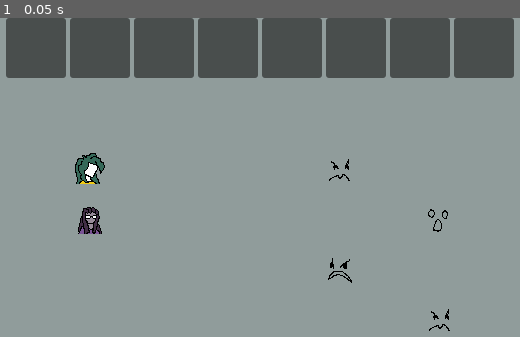
Above: before the commit, frame 1.
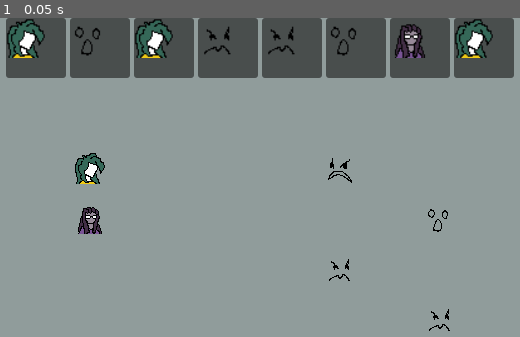
Above: after the commit, the same moment.

Repository: Octologue/godot-test-project
Game: Godot game, scene res://battle_scene.tscn
Two runs of this game, one before a commit and one after it. Both use one fixed random seed, a clock stepped at 60 frames per second and the inputs below. Before the commit the project starts from res://node_2d.tscn.
Inputs:
- Up to frame 1 (0.05 s): no input

The runs differ from the first frame. In frame 1, 3.0% of the frame differs, in the area x 1-95%, y 0-84%.

Commit message:
added timeline

Diff:
--- a/battle_logic/Character.gd
+++ b/battle_logic/Character.gd
@@ -18,15 +18,19 @@
 	set(value):
 		SPE = value
 		delay = 200 / (log(SPE) + 2) - 25
+		queue_reset()
 var delay : float
 var queue : Array[float]
 
 func queue_reset():
-#créer 4 valeurs d'après une suite arithmétique
+#créer 8 valeurs d'après une suite arithmétique
 #pour avoir les positions du personnage dans la timeline
 	queue.clear()
-	for i in range(4):
+	for i in range(8):
 		if queue.is_empty():
 			queue.append(delay)
 		else:
 			queue.append(queue[-1] + delay)
+func pop_out():
+	queue.pop_front()
+	queue.append(queue[-1]*delay)
--- a/battle_logic/BattleScene.gd
+++ b/battle_logic/battle_scene.gd
@@ -3,12 +3,12 @@
 var player_list_data = load("res://battle_logic/data/player_list.tres")
 var battle_data = load("res://battle_logic/data/battle_test.tres")
 
-var player_list : Array = []
-var enemy_list : Array = []
+var player_list : Array[Character]
+var enemy_list : Array[Character]
 
 var timeline : Array = []
 var character_nodes : Dictionary = {}
-
+@onready var timeline_UI = $UI/Timeline
 @onready var players_node = $players
 @onready var enemies_node = $enemies
 @export var character_scene: PackedScene
@@ -26,7 +26,7 @@
 	_spawn_characters(player_list,players_node)
 	_spawn_characters(enemy_list,enemies_node)
 	debugging_prints()
-
+	sort_and_display()
 
 func _variables_init():
 	for player in player_list_data.character_list:
@@ -34,7 +34,8 @@
 	for enemy in battle_data.enemy_list:
 		var new_enemy = enemy.duplicate()
 		enemy_list.append(new_enemy)
-
+	if battle_data.is_enemy_order_random == true:
+		enemy_list.shuffle()
 
 func _spawn_characters(chara_list : Array,chara_node : Node2D):
 	for child in chara_node.get_children():
@@ -52,6 +53,34 @@
 		chara_scene.setup(chara_data)
 		character_nodes[chara_data] = chara_scene
 
+func sort_combined_queue():
+	var player_time_list = []
+	for player in player_list:
+		for i in player.queue:
+			player_time_list.append({"character":player,"time":i})
+
+	var enemy_time_list = []
+	for enemy in enemy_list:
+		for i in enemy.queue:
+			enemy_time_list.append({"character":enemy,"time":i})
+
+	timeline = player_time_list
+	timeline.append_array(enemy_time_list)
+	timeline.sort_custom(sort_by_time)
+
+
+func sort_by_time(a,b):
+	return a["time"] < b["time"]
+
+func update_timeline_display():
+	var index : int = 0
+	for slot in timeline_UI.get_children():
+		slot.find_child("TextureRect").texture = timeline[index]["character"].sprite
+		index += 1
+
+func sort_and_display():
+	sort_combined_queue()
+	update_timeline_display()
 
 func debugging_prints():
 	for i in player_list:
@@ -60,3 +89,7 @@
 		print(i.title)
 	print("players =",players_node.get_children(),"enemies = ",enemies_node.get_children())
 	print("character_nodes =", character_nodes)
+
+func pop_out():
+	timeline[0]["character"].pop_out()
+	sort_and_display()
--- a/battle_logic/data/BattleData.gd
+++ b/battle_logic/data/BattleData.gd
@@ -2,11 +2,7 @@
 class_name BattleData
 
 @export var enemy_list : Array[Character]
-@export var random_enemy_order : bool
-@export var enemy_pos : Array[Vector2]:
-	set (value):
-		enemy_pos = value
-		if random_enemy_order == true :
-			enemy_pos.shuffle()
+@export var is_enemy_order_random : bool
+@export var enemy_pos : Array[Vector2]
 
 #add stuff like background, music or event later
--- a/battle_logic/data/battle_test.tres
+++ b/battle_logic/data/battle_test.tres
@@ -9,6 +9,6 @@
 [resource]
 script = ExtResource("2_q0f2h")
 enemy_list = Array[ExtResource("1_di0uu")]([ExtResource("2_aox2c"), ExtResource("3_v3gdg"), ExtResource("4_4avrj"), ExtResource("3_v3gdg")])
-random_enemy_order = true
+is_enemy_order_random = true
 enemy_pos = Array[Vector2]([Vector2(400, 150), Vector2(500, 200), Vector2(400, 250), Vector2(500, 300)])
 metadata/_custom_type_script = "uid://cei210h2ftix8"
--- a/battle_logic/data/enemy1.tres
+++ b/battle_logic/data/enemy1.tres
@@ -10,5 +10,5 @@
 is_player = false
 ATK = 0
 HP = 0
-SPE = 0
+SPE = 20
 metadata/_custom_type_script = "uid://daasw55bdrk7d"
--- a/battle_logic/data/enemy2.tres
+++ b/battle_logic/data/enemy2.tres
@@ -10,5 +10,5 @@
 is_player = false
 ATK = 0
 HP = 0
-SPE = 0
+SPE = 60
 metadata/_custom_type_script = "uid://daasw55bdrk7d"
--- a/battle_logic/data/enemy3.tres
+++ b/battle_logic/data/enemy3.tres
@@ -10,5 +10,5 @@
 is_player = false
 ATK = 0
 HP = 0
-SPE = 0
+SPE = 130
 metadata/_custom_type_script = "uid://daasw55bdrk7d"
--- a/battle_logic/data/player1.tres
+++ b/battle_logic/data/player1.tres
@@ -10,5 +10,5 @@
 is_player = true
 ATK = 0
 HP = 0
-SPE = 0
+SPE = 140
 metadata/_custom_type_script = "uid://daasw55bdrk7d"
--- a/battle_logic/data/player2.tres
+++ b/battle_logic/data/player2.tres
@@ -10,5 +10,5 @@
 is_player = true
 ATK = 0
 HP = 0
-SPE = 0
+SPE = 50
 metadata/_custom_type_script = "uid://daasw55bdrk7d"
--- a/battle_logic/data/player_list.tres
+++ b/battle_logic/data/player_list.tres
@@ -1,4 +1,4 @@
-[gd_resource type="Resource" script_class="CharacterList" load_steps=5 format=3 uid="uid://4ujcajlfd680"]
+[gd_resource type="Resource" script_class="PlayerListData" load_steps=5 format=3 uid="uid://4ujcajlfd680"]
 
 [ext_resource type="Script" uid="uid://daasw55bdrk7d" path="res://battle_logic/Character.gd" id="1_bc6pm"]
 [ext_resource type="Resource" uid="uid://eg6g06t5dfmf" path="res://battle_logic/data/player1.tres" id="2_y0wgl"]
--- /dev/null
+++ b/battle_logic/event_bus.tscn
@@ -0,0 +1,6 @@
+[gd_scene load_steps=2 format=3 uid="uid://ct56rofji6e3c"]
+
+[ext_resource type="Script" uid="uid://bdl58y6sq6uo8" path="res://event_bus.gd" id="1_kmjo5"]
+
+[node name="EventBus" type="Node2D"]
+script = ExtResource("1_kmjo5")
--- a/node_2d.tscn
+++ b/battle_scene.tscn
@@ -1,11 +1,11 @@
 [gd_scene load_steps=3 format=3 uid="uid://dypy4oy4ron2l"]
 
-[ext_resource type="Script" uid="uid://dwloqinhbk6aj" path="res://battle_logic/BattleScene.gd" id="1_wtcfe"]
-[ext_resource type="PackedScene" uid="uid://05w6whdt5ti3" path="res://battle_logic/CharacterScene.tscn" id="2_0e48y"]
+[ext_resource type="Script" uid="uid://dwloqinhbk6aj" path="res://battle_logic/battle_scene.gd" id="1_r5l0u"]
+[ext_resource type="PackedScene" uid="uid://05w6whdt5ti3" path="res://battle_logic/CharacterScene.tscn" id="2_5g7vw"]
 
 [node name="battleScene" type="Node2D"]
-script = ExtResource("1_wtcfe")
-character_scene = ExtResource("2_0e48y")
+script = ExtResource("1_r5l0u")
+character_scene = ExtResource("2_5g7vw")
 
 [node name="players" type="Node2D" parent="."]
 
@@ -13,7 +13,7 @@
 
 [node name="UI" type="CanvasLayer" parent="."]
 
-[node name="HBoxContainer" type="HBoxContainer" parent="UI"]
+[node name="Timeline" type="HBoxContainer" parent="UI"]
 anchors_preset = 5
 anchor_left = 0.5
 anchor_right = 0.5
@@ -22,88 +22,88 @@
 offset_bottom = 60.0
 grow_horizontal = 2
 
-[node name="TimelineSlot" type="Panel" parent="UI/HBoxContainer"]
+[node name="TimelineSlot" type="Panel" parent="UI/Timeline"]
 custom_minimum_size = Vector2(60, 60)
 layout_mode = 2
 
-[node name="TextureRect" type="TextureRect" parent="UI/HBoxContainer/TimelineSlot"]
+[node name="TextureRect" type="TextureRect" parent="UI/Timeline/TimelineSlot"]
 layout_mode = 0
 offset_right = 40.0
 offset_bottom = 40.0
 expand_mode = 1
 stretch_mode = 5
 
-[node name="TimelineSlot2" type="Panel" parent="UI/HBoxContainer"]
+[node name="TimelineSlot2" type="Panel" parent="UI/Timeline"]
 custom_minimum_size = Vector2(60, 60)
 layout_mode = 2
 
-[node name="TextureRect" type="TextureRect" parent="UI/HBoxContainer/TimelineSlot2"]
+[node name="TextureRect" type="TextureRect" parent="UI/Timeline/TimelineSlot2"]
 layout_mode = 0
 offset_right = 40.0
 offset_bottom = 40.0
 expand_mode = 1
 stretch_mode = 5
 
-[node name="TimelineSlot3" type="Panel" parent="UI/HBoxContainer"]
+[node name="TimelineSlot3" type="Panel" parent="UI/Timeline"]
 custom_minimum_size = Vector2(60, 60)
 layout_mode = 2
 
-[node name="TextureRect" type="TextureRect" parent="UI/HBoxContainer/TimelineSlot3"]
+[node name="TextureRect" type="TextureRect" parent="UI/Timeline/TimelineSlot3"]
 layout_mode = 0
 offset_right = 40.0
 offset_bottom = 40.0
 expand_mode = 1
 stretch_mode = 5
 
-[node name="TimelineSlot4" type="Panel" parent="UI/HBoxContainer"]
+[node name="TimelineSlot4" type="Panel" parent="UI/Timeline"]
 custom_minimum_size = Vector2(60, 60)
 layout_mode = 2
 
-[node name="TextureRect" type="TextureRect" parent="UI/HBoxContainer/TimelineSlot4"]
+[node name="TextureRect" type="TextureRect" parent="UI/Timeline/TimelineSlot4"]
 layout_mode = 0
 offset_right = 40.0
 offset_bottom = 40.0
 expand_mode = 1
 stretch_mode = 5
 
-[node name="TimelineSlot5" type="Panel" parent="UI/HBoxContainer"]
+[node name="TimelineSlot5" type="Panel" parent="UI/Timeline"]
 custom_minimum_size = Vector2(60, 60)
 layout_mode = 2
 
-[node name="TextureRect" type="TextureRect" parent="UI/HBoxContainer/TimelineSlot5"]
+[node name="TextureRect" type="TextureRect" parent="UI/Timeline/TimelineSlot5"]
 layout_mode = 0
 offset_right = 40.0
 offset_bottom = 40.0
 expand_mode = 1
 stretch_mode = 5
 
-[node name="TimelineSlot6" type="Panel" parent="UI/HBoxContainer"]
+[node name="TimelineSlot6" type="Panel" parent="UI/Timeline"]
 custom_minimum_size = Vector2(60, 60)
 layout_mode = 2
 
-[node name="TextureRect" type="TextureRect" parent="UI/HBoxContainer/TimelineSlot6"]
+[node name="TextureRect" type="TextureRect" parent="UI/Timeline/TimelineSlot6"]
 layout_mode = 0
 offset_right = 40.0
 offset_bottom = 40.0
 expand_mode = 1
 stretch_mode = 5
 
-[node name="TimelineSlot7" type="Panel" parent="UI/HBoxContainer"]
+[node name="TimelineSlot7" type="Panel" parent="UI/Timeline"]
 custom_minimum_size = Vector2(60, 60)
 layout_mode = 2
 
-[node name="TextureRect" type="TextureRect" parent="UI/HBoxContainer/TimelineSlot7"]
+[node name="TextureRect" type="TextureRect" parent="UI/Timeline/TimelineSlot7"]
 layout_mode = 0
 offset_right = 40.0
 offset_bottom = 40.0
 expand_mode = 1
 stretch_mode = 5
 
-[node name="TimelineSlot8" type="Panel" parent="UI/HBoxContainer"]
+[node name="TimelineSlot8" type="Panel" parent="UI/Timeline"]
 custom_minimum_size = Vector2(60, 60)
 layout_mode = 2
 
-[node name="TextureRect" type="TextureRect" parent="UI/HBoxContainer/TimelineSlot8"]
+[node name="TextureRect" type="TextureRect" parent="UI/Timeline/TimelineSlot8"]
 layout_mode = 0
 offset_right = 40.0
 offset_bottom = 40.0
--- /dev/null
+++ b/event_bus.gd
@@ -0,0 +1,3 @@
+extends Node2D
+
+signal next_attack
--- a/project.godot
+++ b/project.godot
@@ -15,6 +15,10 @@
 config/features=PackedStringArray("4.4", "Forward Plus")
 config/icon="res://icon.svg"
 
+[autoload]
+
+EventBus="*res://battle_logic/event_bus.tscn"
+
 [display]
 
 window/size/viewport_width=640
Renamed: battle_logic/BattleScene.gd.uid -> battle_logic/battle_scene.gd.uid
Not shown, added: event_bus.gd.uid
